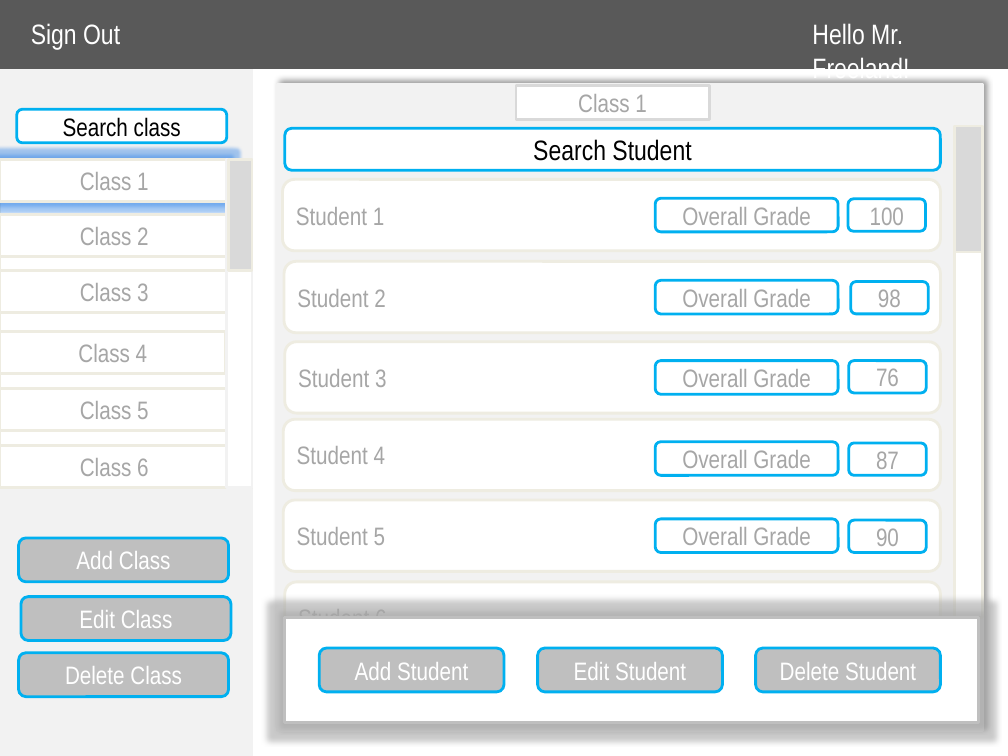
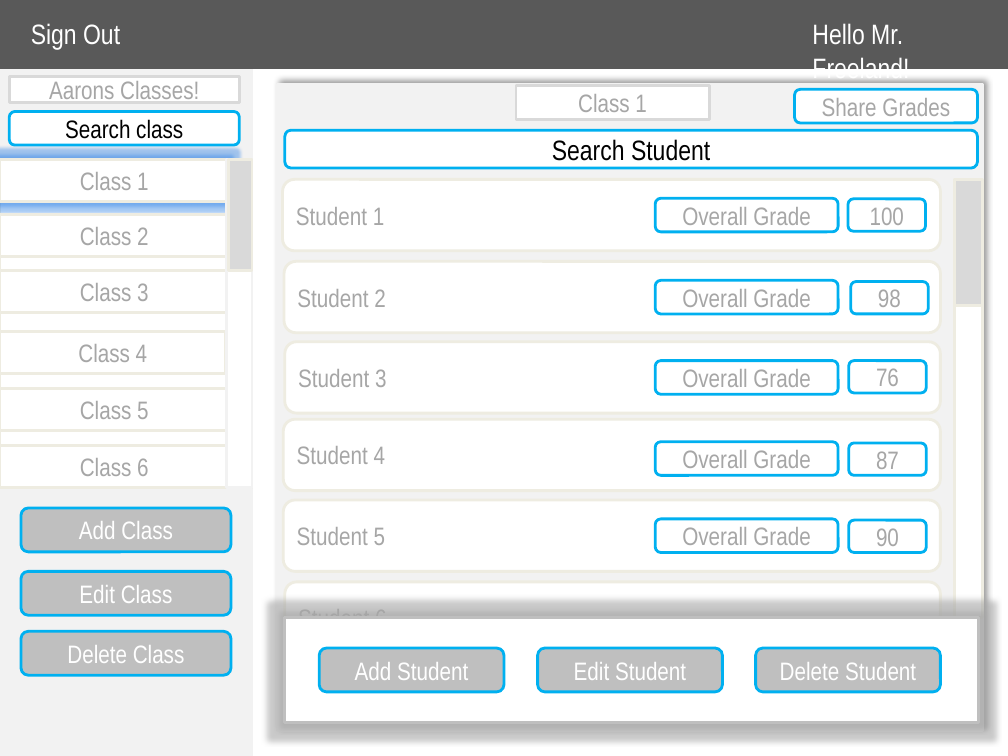
Before and after one commit to WVUP/Spring-2015, a slide deck: slide 1 of Assignments/Gradebook App PowerPont/Shane Hinzman/gradebook app.pptx. Drawn at 1008x756 pixels with LibreOffice and Linux fonts; fonts in the diff are those of the drawing. Boxes give left, top, right and bottom in pixels: in the first picture for what was removed or moved away, otherwise in the second. Text is boxed around its words. In the diff, an @@ line names an element or a change of style, - is before the commit and + after.

```diff
--- a/Assignments/Gradebook App PowerPont/Shane Hinzman/gradebook app.pptx
+++ b/Assignments/Gradebook App PowerPont/Shane Hinzman/gradebook app.pptx
@@ rectangle added at [9, 77, 239, 103], fill #FFFFFF, outline #D9D9D9 2 pt, 18 pt, text #A6A6A6 @@
+Aarons Classes!
@@ rounded rectangle "Search class": place and size @@
-rounded rectangle "Search class" at [17, 109, 227, 142]
+rounded rectangle "Search class" at [9, 112, 239, 145]
@@ rounded rectangle added at [794, 90, 977, 123], fill #FFFFFF, outline #00B0F0 2 pt, 18 pt, text #A6A6A6 @@
+Share Grades
@@ rounded rectangle "Search Student": place and size @@
-rounded rectangle "Search Student" at [285, 128, 940, 170]
+rounded rectangle "Search Student" at [285, 130, 978, 168]
@@ rectangle: place and size @@
-rectangle at [955, 128, 983, 617]
+rectangle at [955, 179, 983, 618]
@@ rectangle: place and size @@
-rectangle at [955, 126, 983, 252]
+rectangle at [955, 179, 983, 305]
@@ rounded rectangle "Add Class": place and size @@
-rounded rectangle "Add Class" at [18, 538, 228, 583]
+rounded rectangle "Add Class" at [21, 508, 231, 552]
@@ rounded rectangle "Edit Class": place and size @@
-rounded rectangle "Edit Class" at [21, 597, 231, 641]
+rounded rectangle "Edit Class" at [21, 572, 231, 616]
@@ rounded rectangle "Delete Class": place and size @@
-rounded rectangle "Delete Class" at [18, 653, 228, 698]
+rounded rectangle "Delete Class" at [21, 631, 231, 675]
```
Also in this commit, not shown: 1 other slide changed.
